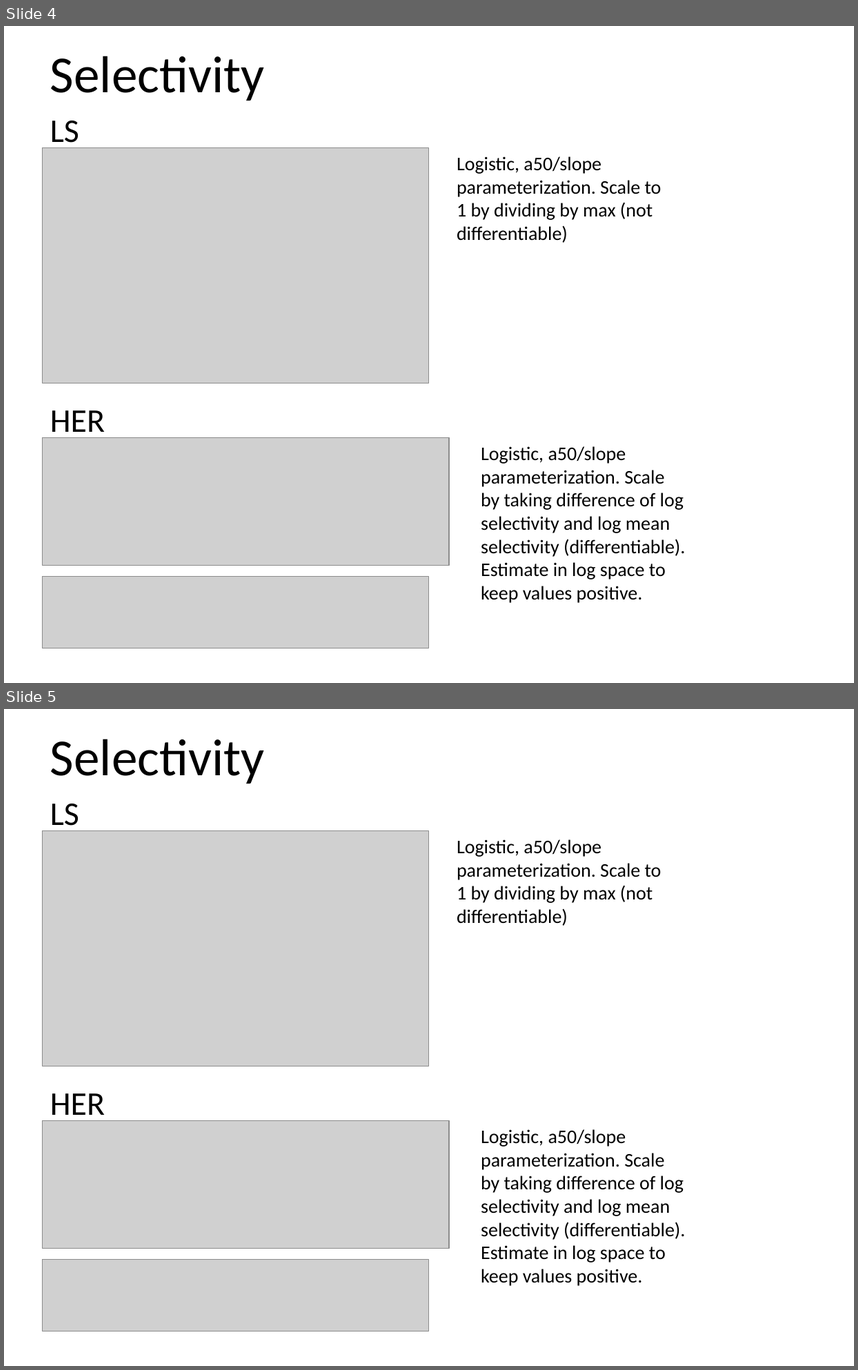
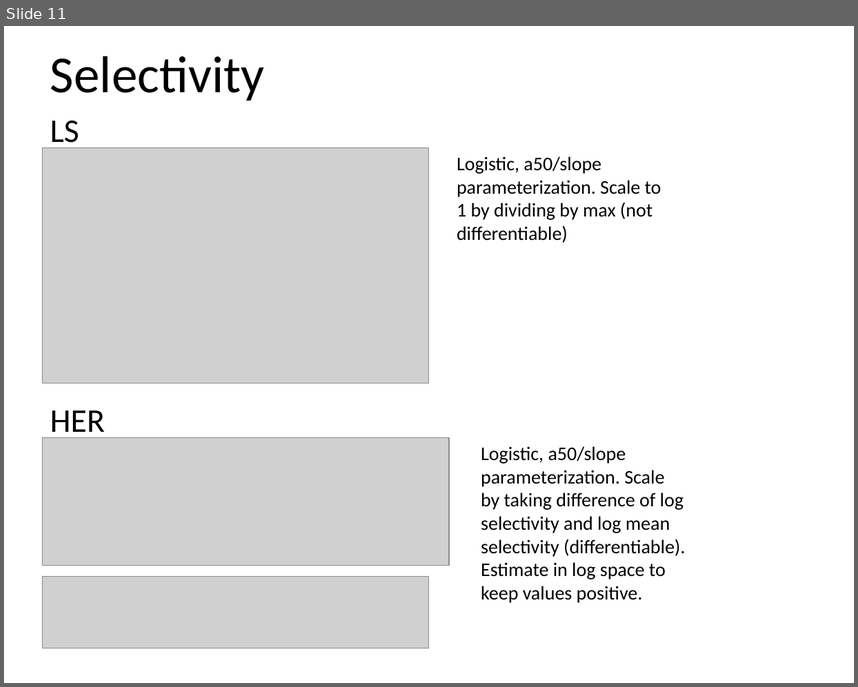
Before and after one commit to commfish/AlaskaHerring, a slide deck: technical_docs/popdy_her_ls.pptx. Shown one above the other, each under a label of ours: slides 4 and 5 before the commit, slide 11 after it. The pictures are 858x1370 and 858x687 pixels, drawn with LibreOffice and Linux fonts; fonts in the diff are those of the drawing; grey boxes stand for pictures. Boxes give left, top, right and bottom in pixels: in the first picture for what was removed or moved away, otherwise in the second. Text is boxed around its words. In the diff, an @@ line names an element or a change of style, - is before the commit and + after.

```diff
--- a/technical_docs/popdy_her_ls.pptx
+++ b/technical_docs/popdy_her_ls.pptx
@@ slide 5 removed at [4,709,854,1366], background #FFFFFF @@
@@ title removed at [50,739,265,784] @@
-Selectivity
@@ text removed at [50,804,79,833] @@
-LS
@@ picture removed at [43,831,429,1066] @@
@@ text removed at [457,839,662,926] @@
-Logistic, a50/slope parameterization. Scale to 1 by dividing by max (not differentiable)
@@ text removed at [50,1093,105,1123] @@
-HER
@@ picture removed at [43,1120,449,1248] @@
@@ text removed at [481,1129,685,1286] @@
-Logistic, a50/slope parameterization. Scale by taking difference of log selectivity and log mean selectivity (differentiable). Estimate in log space to keep values positive.
@@ picture removed at [43,1259,429,1330] @@
@@ what was slide 4 is now slide 11 @@
```
Also in this commit, not shown: 1 slide changed, 7 slides added, 7 other files.
